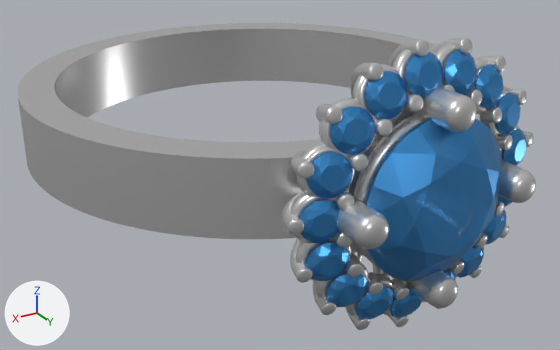
The glTF model imagens/anelpedraazul.glb: old version first, new version second.
Before and after are seen from a 50 mm lens placed at (16.7, 28.8, 11.1), pointed at (0.3, 1.5, -2.6). The axes (+X, +Y, +Z) are drawn at lower left. The lights are the same throughout. Where no turn or scale is listed for an object, it has been applied to the vertices.

Objects in the first picture: '3DGeom~1_Defintion', '3DGeom~2_Defintion'.
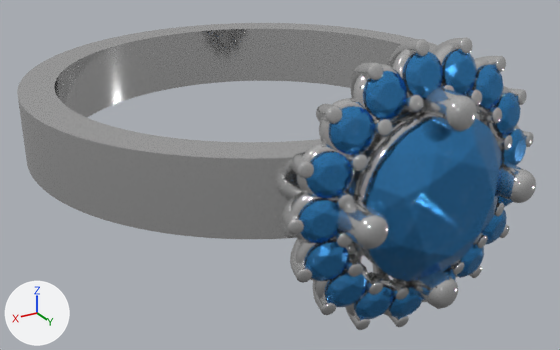
Pixel boxes (x1, y1, x2, y2) of what changed, in the pictures (560 x 350 px):
'3DGeom~1_Defintion', surface changed
    both: (17, 23, 536, 324)
'3DGeom~2_Defintion', surface changed
    both: (300, 50, 526, 319)

Diff of the bpy script that builds the scene:
```diff
--- a/imagens/anelpedraazul.glb.py
+++ b/imagens/anelpedraazul.glb.py
@@ mat_silver_polished @@
 mat_silver_polished.metallic = 0.8
-mat_silver_polished.roughness = 0.3
+mat_silver_polished.roughness = 0.1
@@ mat_sapphire @@
 mat_sapphire.metallic = 0.8
-mat_sapphire.roughness = 0.3
+mat_sapphire.roughness = 0.1
 mat_sapphire.alpha = 0.9
```
